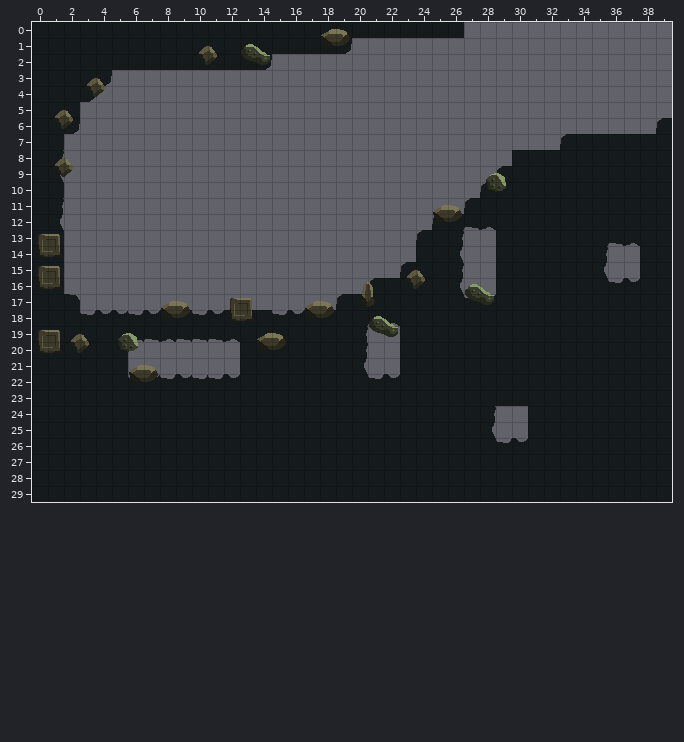
Tiled map, stored at maps/home.tmx. The first picture shows the starting point.
Cells are 16x16 px. Shown: x 0..39, y 0..29.
Once edited:
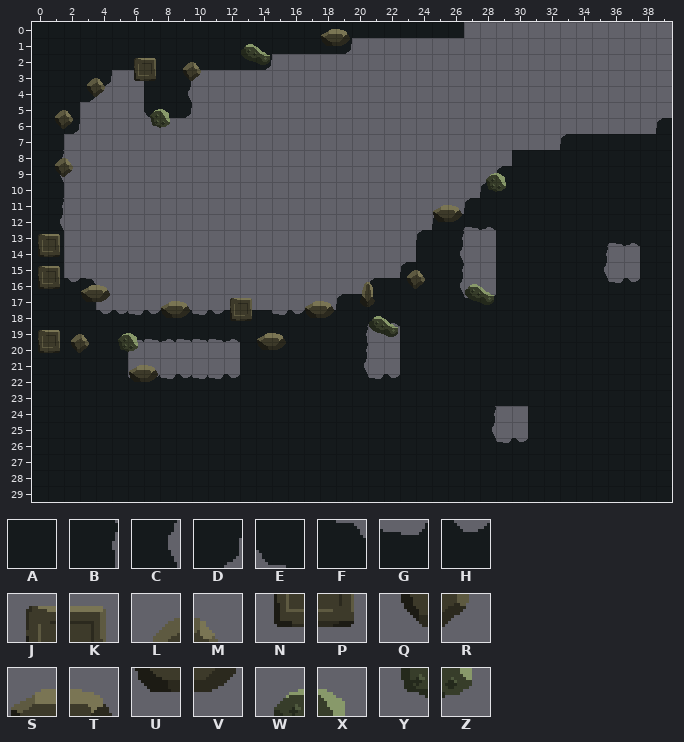
Key: from "tiles": A 0, B 50, C 66, D 71, E 72, F 87, G 99, H 100, J 130, K 131, L 133, M 134, N 146, P 147, Q 149, R 150, S 165, T 166, U 181, V 182, W 194, X 195, Y 210, Z 211.
_ is an empty cell, . an unchanged one.
The author wrote: add rest zone to map
Change:
--- layer "Tile Layer 1"
@@ x 7..9 @@
- 3 ___
- 4 ___
- 5 ___
+ 3 AAB
+ 4 AAC
+ 5 EAD
@@ x 2..3 @@
-16 __
-17 F_
-18 .G
+16 HF
+17 AA
+18 .A
--- layer "Tile Layer 2"
@@ x 6..11 @@
- 1 ....LM
- 2 __._QR
- 3 __.__.
+ 1 ....__
+ 2 JK.LM_
+ 3 NP.QR.
@@ x 7..8 @@
- 5 __
- 6 __
+ 5 WX
+ 6 YZ
@@ x 3..4 @@
-16 __
-17 __
+16 ST
+17 UV
Pixel boxes of the changes (left, top, right, bottom) in both pictures:
changed: (134, 46, 217, 128)
changed: (64, 278, 110, 315)
